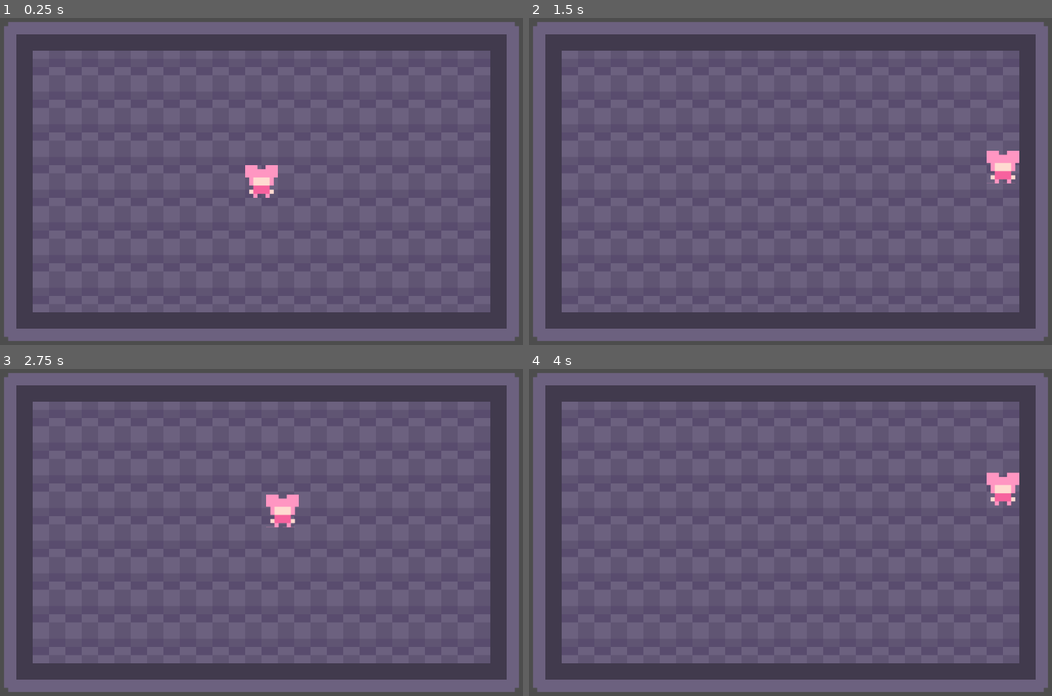
Above: before the commit, frames 1-4 (two rows, left to right).
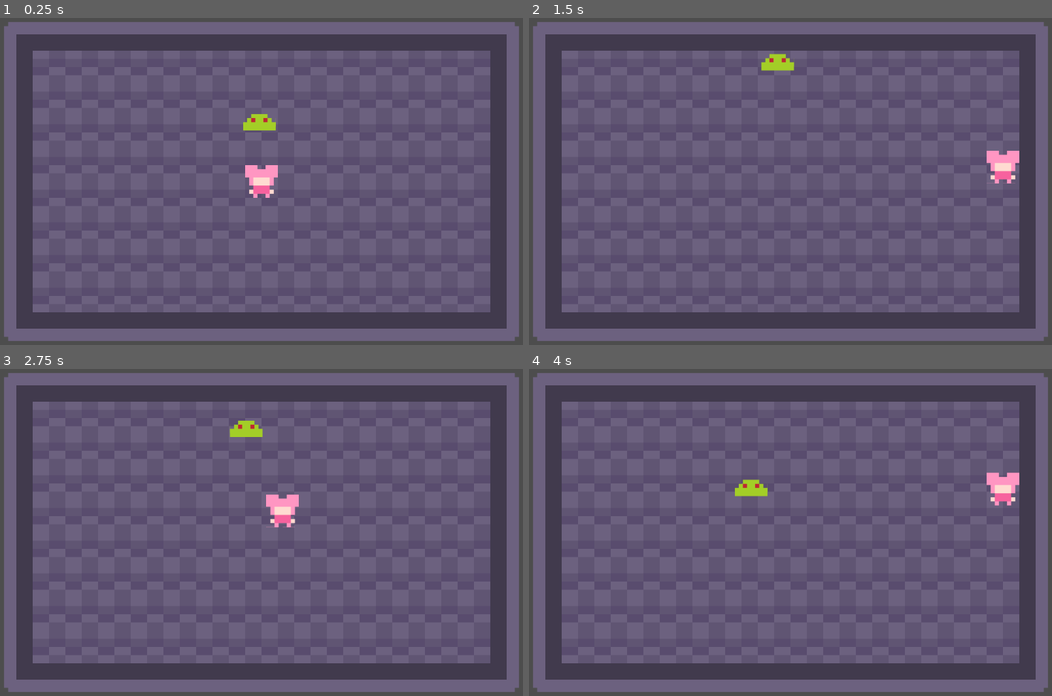
Above: after the commit, the same moments.

Repository: MagicalMegaDev/Magical-Persona-Repo
Game: Godot game, scene res://Assets/Scenes/main.tscn
Same seed, same stepped clock (60 frames per second), same inputs: the game is played once before the commit and once after it.
Inputs:
- Up to frame 1 (0.25 s): no input
- Up to frame 2 (1.5 s): tap Enter at 0.5 s; hold D (move_right) from 0.53 s (still down); tap Space (speed) at 0.6, 1.35 s; tap W (move_up) at 0.77 s
- Up to frame 3 (2.75 s): tap W (move_up) at 1.52 s; release D (move_right) at 2.03 s; hold A (move_left) from 2.03 s (still down); tap Space (speed) at 2.1 s
- Up to frame 4 (4 s): release A (move_left) at 2.78 s; hold D (move_right) from 2.78 s (still down); tap Space (speed) at 2.85, 3.6 s; tap W (move_up) at 3.02, 3.77 s

The runs differ from the first frame. In frame 1, 0.3% of the frame differs, in the area x 46-53%, y 29-35%; in frame 2, 0.3%, in the area x 44-51%, y 11-17%; in frame 3, 0.3%; in frame 4, 0.3%.

Commit message:
Basic random enemy movement

Diff:
--- /dev/null
+++ b/Assets/Scenes/Characters/Enemies/EnemyTemplate.tscn
@@ -0,0 +1,31 @@
+[gd_scene load_steps=5 format=3 uid="uid://bdii5unjsuy1l"]
+
+[ext_resource type="Script" uid="uid://x2mfrinou0ev" path="res://Assets/Scripts/Characters/Enemies/BaseEnemy.gd" id="1_a6hwp"]
+[ext_resource type="Script" uid="uid://bxsgjqvvic3x0" path="res://Assets/Scripts/Components/Health/EnemyHealthHandler.gd" id="2_5w1ox"]
+[ext_resource type="Texture2D" uid="uid://dwg44hyw5ca03" path="res://Assets/Art/Placeholder/prototype-magi-enemy.png" id="2_onc88"]
+
+[sub_resource type="RectangleShape2D" id="RectangleShape2D_5w1ox"]
+size = Vector2(64, 32)
+
+[node name="Enemy" type="CharacterBody2D"]
+collision_layer = 8
+collision_mask = 23
+script = ExtResource("1_a6hwp")
+metadata/_custom_type_script = "uid://x2mfrinou0ev"
+
+[node name="HealthController" type="Node" parent="."]
+script = ExtResource("2_5w1ox")
+max_health = 5.0
+metadata/_custom_type_script = "uid://bxsgjqvvic3x0"
+
+[node name="Sprite2D" type="Sprite2D" parent="."]
+texture = ExtResource("2_onc88")
+hframes = 6
+vframes = 4
+frame = 1
+region_enabled = true
+region_rect = Rect2(0, 0, 384, 256)
+
+[node name="CollisionShape2D" type="CollisionShape2D" parent="."]
+position = Vector2(0, 16)
+shape = SubResource("RectangleShape2D_5w1ox")
--- /dev/null
+++ b/Assets/Scenes/Characters/Enemies/Slime/GreenSlime.tscn
@@ -0,0 +1,46 @@
+[gd_scene load_steps=7 format=3 uid="uid://cnhgxom0ah0wi"]
+
+[ext_resource type="Script" uid="uid://x2mfrinou0ev" path="res://Assets/Scripts/Characters/Enemies/BaseEnemy.gd" id="1_46jdb"]
+[ext_resource type="Script" uid="uid://bxsgjqvvic3x0" path="res://Assets/Scripts/Components/Health/EnemyHealthHandler.gd" id="2_fhjy0"]
+[ext_resource type="Texture2D" uid="uid://dwg44hyw5ca03" path="res://Assets/Art/Placeholder/prototype-magi-enemy.png" id="3_4moko"]
+[ext_resource type="Script" uid="uid://ddul17tjgk3eg" path="res://Assets/Scripts/Components/MovementHandler.gd" id="4_a0qja"]
+[ext_resource type="Script" uid="uid://c4r57oepjkm3b" path="res://Assets/Scripts/Components/Controllers/EnemyMovementAI/RandomMovementAI.gd" id="5_fhjy0"]
+
+[sub_resource type="RectangleShape2D" id="RectangleShape2D_5w1ox"]
+size = Vector2(64, 32)
+
+[node name="Enemy" type="CharacterBody2D" node_paths=PackedStringArray("movement_ai")]
+collision_layer = 8
+collision_mask = 23
+script = ExtResource("1_46jdb")
+movement_ai = NodePath("RandomMovementAI")
+metadata/_custom_type_script = "uid://x2mfrinou0ev"
+
+[node name="HealthController" type="Node" parent="."]
+script = ExtResource("2_fhjy0")
+max_health = 5.0
+metadata/_custom_type_script = "uid://bxsgjqvvic3x0"
+
+[node name="Sprite2D" type="Sprite2D" parent="."]
+texture = ExtResource("3_4moko")
+hframes = 6
+vframes = 4
+frame = 1
+region_enabled = true
+region_rect = Rect2(0, 0, 384, 256)
+
+[node name="CollisionShape2D" type="CollisionShape2D" parent="."]
+position = Vector2(0, 16)
+shape = SubResource("RectangleShape2D_5w1ox")
+
+[node name="MovementHandler" type="Node" parent="."]
+script = ExtResource("4_a0qja")
+base_max_speed = 100.0
+base_acceleration = 200.0
+base_friction = 200.0
+metadata/_custom_type_script = "uid://ddul17tjgk3eg"
+
+[node name="RandomMovementAI" type="Node" parent="."]
+script = ExtResource("5_fhjy0")
+direction_change_frequency = 2.0
+metadata/_custom_type_script = "uid://c4r57oepjkm3b"
--- a/Assets/Scenes/Characters/Players/TestCharacter.tscn
+++ b/Assets/Scenes/Characters/Players/TestCharacter.tscn
@@ -2,7 +2,7 @@
 
 [ext_resource type="Script" uid="uid://nfa50gborhfe" path="res://Assets/Scripts/Characters/Players/TestCharacterController.gd" id="1_tadin"]
 [ext_resource type="Texture2D" uid="uid://chggbsvpjxfp6" path="res://Assets/Art/Placeholder/PlayerSprites/prototype-magi-player.png" id="2_owd12"]
-[ext_resource type="Script" uid="uid://bagontfqpyfvh" path="res://Assets/Scripts/Components/Health/PlayerHealthController.gd" id="2_u4s88"]
+[ext_resource type="Script" uid="uid://bagontfqpyfvh" path="res://Assets/Scripts/Components/Health/PlayerHealthHandler.gd" id="2_u4s88"]
 [ext_resource type="Script" uid="uid://ddul17tjgk3eg" path="res://Assets/Scripts/Components/MovementHandler.gd" id="4_owd12"]
 [ext_resource type="Script" uid="uid://c23rw2ef30wvb" path="res://Assets/Scripts/Components/Controllers/PlayerInputController.gd" id="5_utarg"]
 [ext_resource type="PackedScene" uid="uid://ldygjrayxacg" path="res://Assets/Scenes/gun.tscn" id="6_pkkgq"]
@@ -24,6 +24,9 @@
 position = Vector2(0, 0.5)
 shape = SubResource("RectangleShape2D_utarg")
 
+[node name="Gun" parent="." instance=ExtResource("6_pkkgq")]
+my_bullet = ExtResource("7_6jl5b")
+
 [node name="Health" type="Node" parent="."]
 script = ExtResource("2_u4s88")
 
@@ -38,6 +41,3 @@
 script = ExtResource("5_utarg")
 myCharacter = NodePath("..")
 metadata/_custom_type_script = "uid://c23rw2ef30wvb"
-
-[node name="Gun" parent="." instance=ExtResource("6_pkkgq")]
-my_bullet = ExtResource("7_6jl5b")
--- a/Assets/Scenes/Projectiles/PlayerBullet.tscn
+++ b/Assets/Scenes/Projectiles/PlayerBullet.tscn
@@ -11,6 +11,7 @@
 [node name="Bullet" type="Area2D"]
 scale = Vector2(0.05, 0.05)
 collision_layer = 16
+collision_mask = 11
 script = ExtResource("1_kiwiv")
 movement_behavior = ExtResource("2_a6iwo")
 
--- a/Assets/Scenes/main.tscn
+++ b/Assets/Scenes/main.tscn
@@ -1,7 +1,8 @@
-[gd_scene load_steps=5 format=4 uid="uid://c5ts3aeqkc2xr"]
+[gd_scene load_steps=6 format=4 uid="uid://c5ts3aeqkc2xr"]
 
 [ext_resource type="PackedScene" uid="uid://bg85fe3yjuhyw" path="res://Assets/Scenes/Characters/Players/TestCharacter.tscn" id="1_l26l0"]
-[ext_resource type="Texture2D" uid="uid://by5f8oi7tueht" path="res://Assets/Art/prototype-magi-environment.png" id="2_qplxx"]
+[ext_resource type="Texture2D" uid="uid://by5f8oi7tueht" path="res://Assets/Art/Placeholder/prototype-magi-environment.png" id="2_qplxx"]
+[ext_resource type="PackedScene" uid="uid://cnhgxom0ah0wi" path="res://Assets/Scenes/Characters/Enemies/Slime/GreenSlime.tscn" id="3_elf4b"]
 
 [sub_resource type="TileSetAtlasSource" id="TileSetAtlasSource_elf4b"]
 texture = ExtResource("2_qplxx")
@@ -207,7 +208,6 @@
 sources/0 = SubResource("TileSetAtlasSource_elf4b")
 
 [node name="Main" type="Node2D"]
-position = Vector2(0, 0.5)
 
 [node name="TileMapLayer" type="TileMapLayer" parent="."]
 tile_map_data = PackedByteArray("AAD+//7/AAABAAEAAAD///7/AAABAAEAAAAAAP7/AAABAAEAAAABAP7/AAABAAEAAAACAP7/AAABAAEAAAADAP …(2480 unchanged characters)…
@@ -217,3 +217,6 @@
 collision_layer = 4
 
 [node name="Camera2D" type="Camera2D" parent="."]
+
+[node name="Enemy" parent="." instance=ExtResource("3_elf4b")]
+position = Vector2(-3, -125.5)
--- a/Assets/Scripts/Characters/BaseCharacter.gd
+++ b/Assets/Scripts/Characters/BaseCharacter.gd
@@ -2,13 +2,18 @@
 
 #Collection of Potential Handlers Goes here
 var movement_handler:MovementHandler
+var health_handler:HealthHandler
 var gun:Gun
 
 func _enter_tree():
 	#Gather up Handlers and assign them
 	movement_handler = apply_handler(MovementHandler)
+	health_handler = apply_handler(HealthHandler)
 	gun = apply_handler(Gun)
-	movement_handler.myCharacter = self
+	if(movement_handler):
+		movement_handler.myCharacter = self
+	if(health_handler):
+		health_handler.died.connect(_on_death)
 
 
 func apply_handler(handler_type) -> Object:
@@ -28,3 +33,15 @@
 func _on_velocity_calculated(momentum):
 	velocity = momentum
 	move_and_slide()
+
+#_on_take_damage(amount)
+#amount: The amount of incoming damage
+#Generic signal reciever to handle behavior upon being hit.
+func _on_take_damage(amount):
+	if(health_handler):
+		health_handler.take_damage(amount)
+
+#_on_death
+#A signal recieved for died, holds all logic and behavior for character death.
+func _on_death():
+	queue_free()
--- /dev/null
+++ b/Assets/Scripts/Characters/Enemies/BaseEnemy.gd
@@ -0,0 +1,13 @@
+class_name BaseEnemy extends BaseCharacter
+
+#This script will store any non-component based info or signals shared across all enemies.
+
+@export var movement_ai:EnemyMovementAI
+
+func _enter_tree():
+	super()
+	if(movement_ai):
+		movement_ai.my_character = self
+
+func _ready():
+	self.add_to_group("Enemies")
--- a/Assets/Scripts/Characters/Enemies/EnemyController.gd
+++ /dev/null
@@ -1,7 +0,0 @@
-class_name EnemyController extends BaseCharacter
-
-#This script will store any non-component based info or signals shared across all enemies.
-#Nothing is here yet.
-
-func _ready():
-	self.add_to_group("Enemies")
--- a/Assets/Scripts/Characters/Enemies/Types/TestMelee/TestMeleeEnemyController.gd
+++ b/Assets/Scripts/Characters/Enemies/Types/TestMelee/TestMeleeEnemyController.gd
@@ -1,3 +1,3 @@
-class_name TestMeleeEnemyController extends EnemyController
+class_name TestMeleeEnemyController extends BaseEnemy
 
 #This script will be the controlelr for the basic melee enemy, no variant
--- /dev/null
+++ b/Assets/Scripts/Components/Controllers/EnemyMovementAI/EnemyMovementAI.gd
@@ -0,0 +1,15 @@
+class_name EnemyMovementAI extends Node
+
+var my_character:BaseCharacter
+
+signal direction_calculated(direction:Vector2)
+
+func _ready():
+	assert(my_character.movement_handler, "%s has pathing behavoir but no movement handler!" % my_character.name)
+	direction_calculated.connect(my_character.movement_handler._on_direction_calculated)
+
+#get_direction
+#Generic function, inherited pathing behaviors will use this to determine a direction and send a signal.
+func get_direction() -> Vector2:
+	print("%s has generic pathing AI attached" %  my_character.name)
+	return Vector2.ZERO
--- /dev/null
+++ b/Assets/Scripts/Components/Controllers/EnemyMovementAI/RandomMovementAI.gd
@@ -0,0 +1,21 @@
+class_name RandomMovementAI extends EnemyMovementAI
+
+var direction_change_timer:Timer
+@export var direction_change_frequency:float = 1.5
+
+func _ready():
+	super()
+	direction_change_timer = Timer.new()
+	direction_change_timer.wait_time = direction_change_frequency
+	direction_change_timer.one_shot = false
+	direction_change_timer.timeout.connect(get_direction)
+	add_child(direction_change_timer)
+	await get_direction()
+	direction_change_timer.start()
+
+func _process(delta):
+	if(my_character.is_on_floor() or my_character.is_on_ceiling() or my_character.is_on_wall()):
+		get_direction()
+
+func get_direction():
+	direction_calculated.emit(Vector2.from_angle(randf() * 2.0 * PI))
--- a/Assets/Scripts/Components/Controllers/PlayerInputController.gd
+++ b/Assets/Scripts/Components/Controllers/PlayerInputController.gd
@@ -6,7 +6,7 @@
 var shooting_queue = []
 var last_input_device:String = "keyboard"
 
-signal direction_calculated(hDir:float, vDir:float)
+signal direction_calculated(direction:Vector2)
 signal shoot(direction:Vector2)
 
 func _ready():
--- a/Assets/Scripts/Components/Health/EnemyHealthController.gd
+++ b/Assets/Scripts/Components/Health/EnemyHealthHandler.gd
@@ -1,2 +1,2 @@
 #This class holds all bespoke health logic for the player character
-class_name EnemyHealthController extends HealthController
+class_name EnemyHealthHandler extends HealthHandler
--- a/Assets/Scripts/Components/Health/HealthController.gd
+++ b/Assets/Scripts/Components/Health/HealthHandler.gd
@@ -1,5 +1,5 @@
 #This is the base component for ANYTHING with health
-class_name HealthController extends Node
+class_name HealthHandler extends Node
 
 @export var max_health:float
 var current_health:float
@@ -13,20 +13,19 @@
 	#hook up the signals
 	damaged.connect(_on_health_changed)
 	healed.connect(_on_health_changed)
-	died.connect(_on_death)
 
 #take_damage(damage_value)
 #damage_value: A float that contains the amount of damage to take.
 #Takes in a damage_value, and subtracts it from the current_health
 
-func TakeDamage(damage_value:float):
+func take_damage(damage_value:float):
 	current_health -= damage_value
 	damaged.emit()
 
 #heal_damage(heal_value)
 #heal_value: A float that contains the amount of health to heal.
 #Takes in a heal_value, and adds it to current_health if it is below max_health
-func HealDamage(heal_value:float):
+func heal_damage(heal_value:float):
 	if(current_health<max_health):
 		current_health = min(current_health + heal_value, max_health) #Makes sure the character doesn't go over max health
 		healed.emit()
@@ -36,8 +35,3 @@
 func _on_health_changed():
 	if(current_health <= 0):
 		died.emit()
-
-#_on_death
-#A signal recieved for died, holds all logic and behavior for character death.
-func _on_death():
-	pass
--- a/Assets/Scripts/Components/Health/PlayerHealthController.gd
+++ b/Assets/Scripts/Components/Health/PlayerHealthHandler.gd
@@ -1,5 +1,5 @@
 #This class holds all bespoke health logic for the player character
-class_name PlayerHealthController extends HealthController
+class_name PlayerHealthController extends HealthHandler
 
 var max_health_cap:int = 20 #The maximum amount of pip a player can have, 10 total hearts.
 
--- a/Assets/Scripts/Components/Projectiles/BaseBullet.gd
+++ b/Assets/Scripts/Components/Projectiles/BaseBullet.gd
@@ -4,10 +4,13 @@
 #region stats
 @export var base_speed:int = 700
 var speed:int = 0
+@export var base_damage:float = 1
+var damage:float = 0
 #endregion
 
 #region Multipliers
 var speed_mods = {}
+var damage_mods = {}
 #endregion
 
 #region effects
@@ -20,9 +23,11 @@
 func _ready():
 	movement_behavior = movement_behavior.duplicate()
 	movement_behavior.my_bullet = self
+	speed = GameManager.add_mods(base_speed, speed_mods)
+	damage = GameManager.add_mods(base_damage, damage_mods)
 
 func _process(delta):
-	speed = GameManager.add_mods(base_speed, speed_mods)
+	pass
 
 func on_hit():
 	pass
@@ -32,4 +37,6 @@
 
 
 func _on_body_entered(body):
+	if(body is BaseCharacter):
+		body._on_take_damage(damage)
 	queue_free()
--- a/Assets/Scripts/Components/Projectiles/Gun.gd
+++ b/Assets/Scripts/Components/Projectiles/Gun.gd
@@ -5,6 +5,7 @@
 
 #region stats
 @export var shot_speed:float = 1 #How fast the bullets out of this gun move
+@export var damage:float = 2 #How much damage this gun does
 @export_group("Fire Rrate")
 @export var rate_limited:bool = true #Does the gun have a rate limit? False for enemies whose fire rate is behaviour controlled
 @export var fire_rate:float = 2.5 #How many bullets a second to fire
@@ -19,6 +20,7 @@
 		var new_bullet := my_bullet.instantiate() as BaseBullet
 		assert(new_bullet, "%s 's gun is trying to spawn non-bullets!" % get_parent().name)
 		new_bullet.speed_mods["Gun Shot Speed"] = shot_speed
+		new_bullet.damage_mods["Gun Damage"] = damage
 		new_bullet.direction = direction
 		get_tree().current_scene.add_child(new_bullet)
 		new_bullet.global_position = global_position
Binary file added: Assets/Art/Placeholder/prototype-magi-enemy.png
Not shown, added: Assets/Art/Placeholder/prototype-magi-enemy.png.import
Renamed: Assets/Art/prototype-magi-environment.png -> Assets/Art/Placeholder/prototype-magi-environment.png
Not shown, changed: Assets/Art/Placeholder/prototype-magi-environment.png.import
Renamed: Assets/Scripts/Characters/Enemies/EnemyController.gd.uid -> Assets/Scripts/Characters/Enemies/BaseEnemy.gd.uid
Not shown, added: Assets/Scripts/Components/Controllers/EnemyMovementAI/EnemyMovementAI.gd.uid
Not shown, added: Assets/Scripts/Components/Controllers/EnemyMovementAI/RandomMovementAI.gd.uid
Renamed: Assets/Scripts/Components/Health/EnemyHealthController.gd.uid -> Assets/Scripts/Components/Health/EnemyHealthHandler.gd.uid
Renamed: Assets/Scripts/Components/Health/HealthController.gd.uid -> Assets/Scripts/Components/Health/HealthHandler.gd.uid
Renamed: Assets/Scripts/Components/Health/PlayerHealthController.gd.uid -> Assets/Scripts/Components/Health/PlayerHealthHandler.gd.uid
